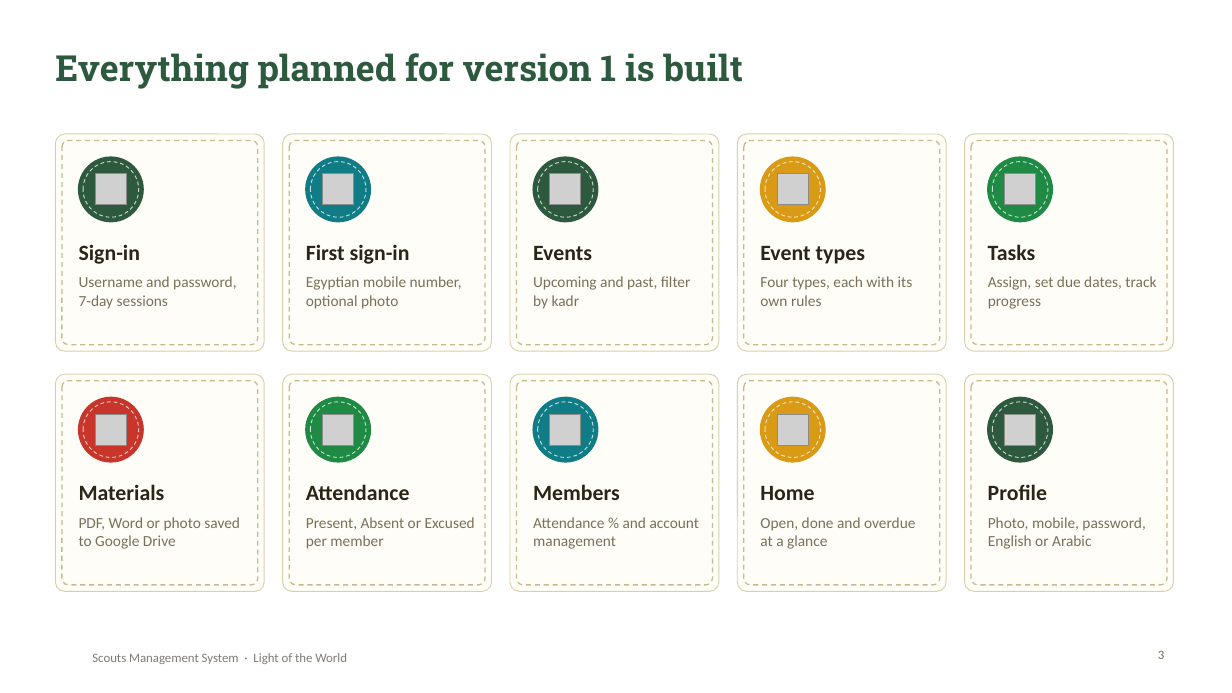
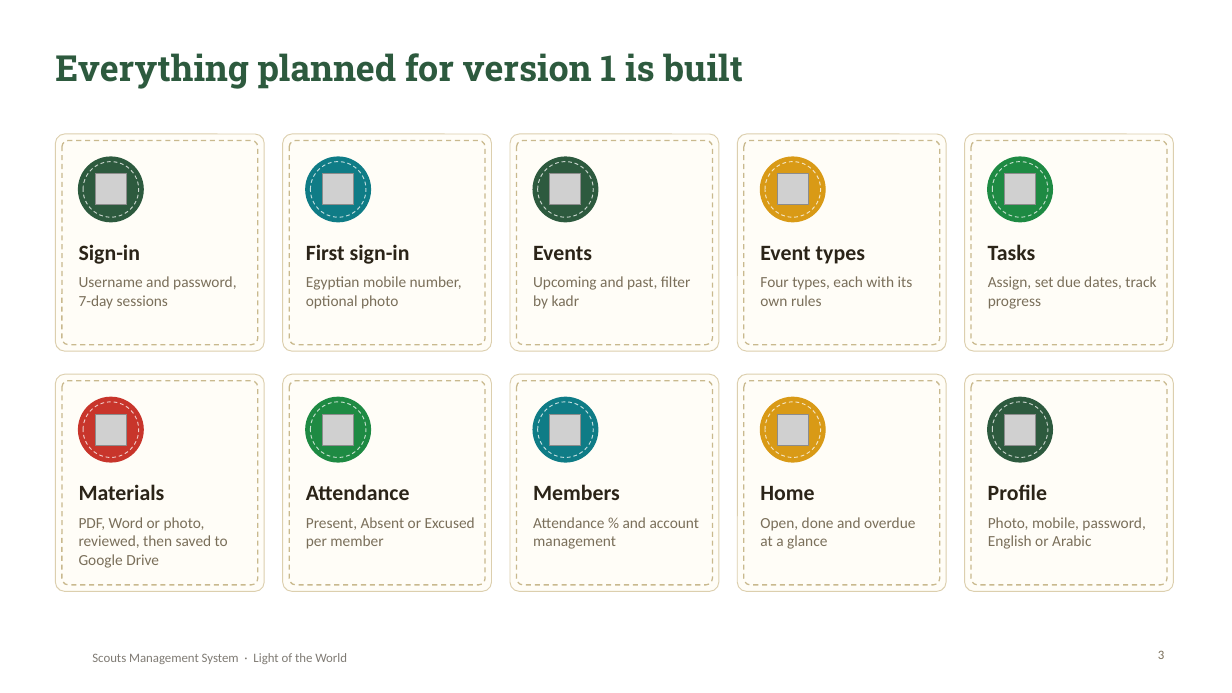
Before and after one commit to SamuelAtef123/Scouts-Management-System-Web-App, a slide deck: slide 3 of docs/Scouts-Project-Presentation.pptx. Drawn at 1232x693 pixels with LibreOffice and Linux fonts; fonts in the diff are those of the drawing; grey boxes stand for pictures; background and template pictures are left out. Boxes give left, top, right and bottom in pixels: in the first picture for what was removed or moved away, otherwise in the second. Text is boxed around its words. In the diff, an @@ line names an element or a change of style, - is before the commit and + after.

```diff
--- a/docs/Scouts-Project-Presentation.pptx
+++ b/docs/Scouts-Project-Presentation.pptx
@@ text at [79, 517, 228, 568]: text changed @@
-PDF, Word or photo saved to Google Drive
+PDF, Word or photo, reviewed, then saved to Google Drive
```
Also in this commit, not shown: 4 other slides changed, 23 other files.
